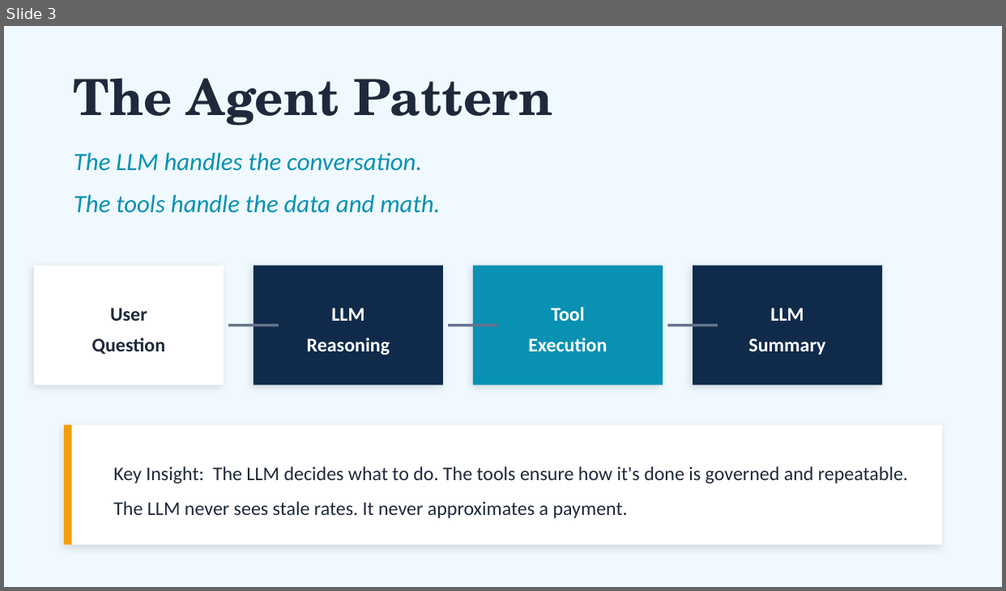
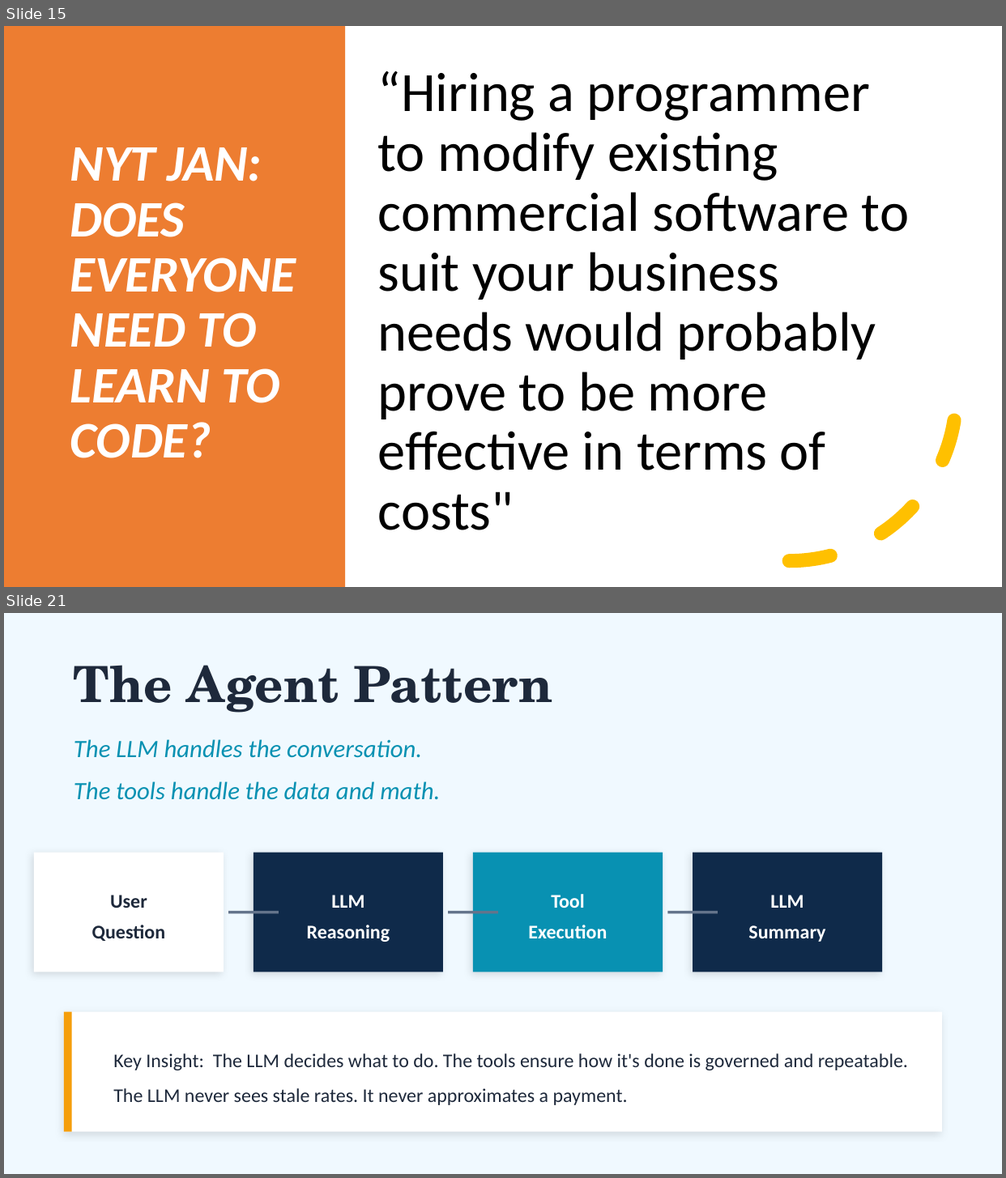
Before and after one commit to Gcav66/basic_loan_advisor_agent, a slide deck: loan_advisor_tutorial.pptx. Shown one above the other, each under a label of ours: slide 3 before the commit, slides 15 and 21 after it; the slides between them are not shown. The pictures are 1006x591 and 1006x1178 pixels, drawn with LibreOffice and Linux fonts; fonts in the diff are those of the drawing. Boxes give left, top, right and bottom in pixels: in the first picture for what was removed or moved away, otherwise in the second. Text is boxed around its words. In the diff, an @@ line names an element or a change of style, - is before the commit and + after.

```diff
--- a/loan_advisor_tutorial.pptx
+++ b/loan_advisor_tutorial.pptx
@@ slide 15 added at <box>4,26,1002,587</box>, background #FFFFFF @@
@@ rectangle added at <box>4,26,345,587</box>, fill #ED7D31 @@
@@ text added at <box>378,71,909,531</box>, 40 pt, text #000000 @@
+“Hiring a programmer to modify existing commercial software to suit your business needs would probably prove to be more effective in terms of costs"
@@ text added at <box>70,148,296,459</box>, 37 pt, text #FFFFFF, bold, italic @@
+NYT JAN: DOES EVERYONE NEED TO LEARN TO CODE?
@@ arc (boxed as its full ellipse) added at <box>622,227,956,561</box>, outline #FFC000 10 pt dashed @@
@@ what was slide 3 is now slide 21 @@
```
Also in this commit, not shown: 4 slides changed, 20 other slides added.
